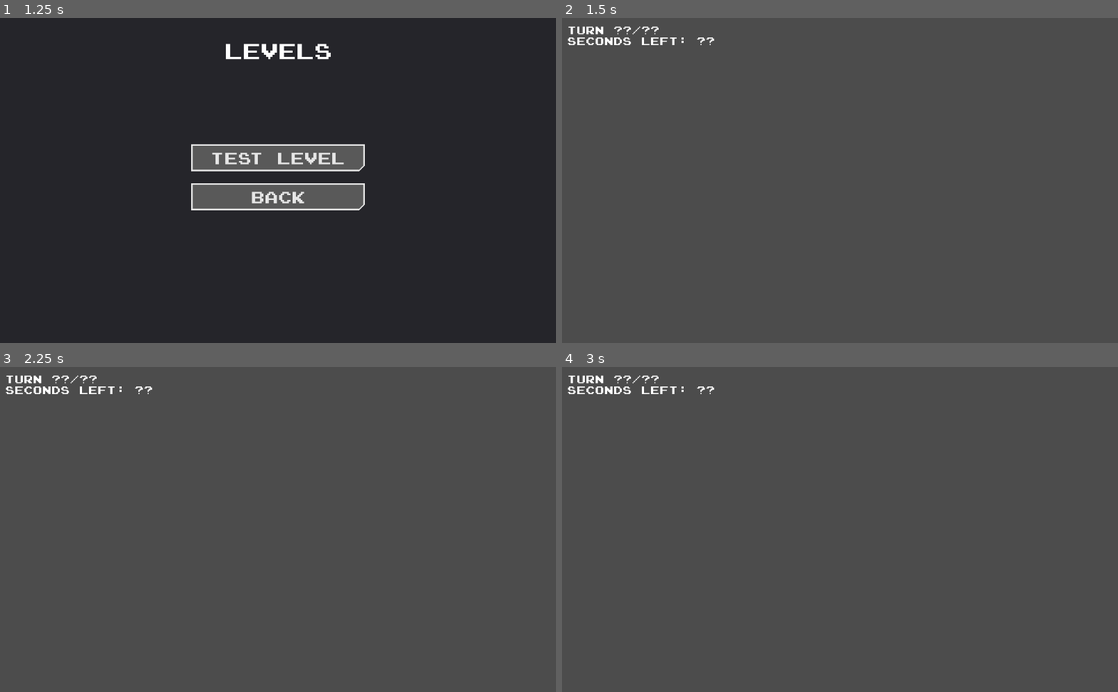
Above: before the commit, frames 1-4 (two rows, left to right).
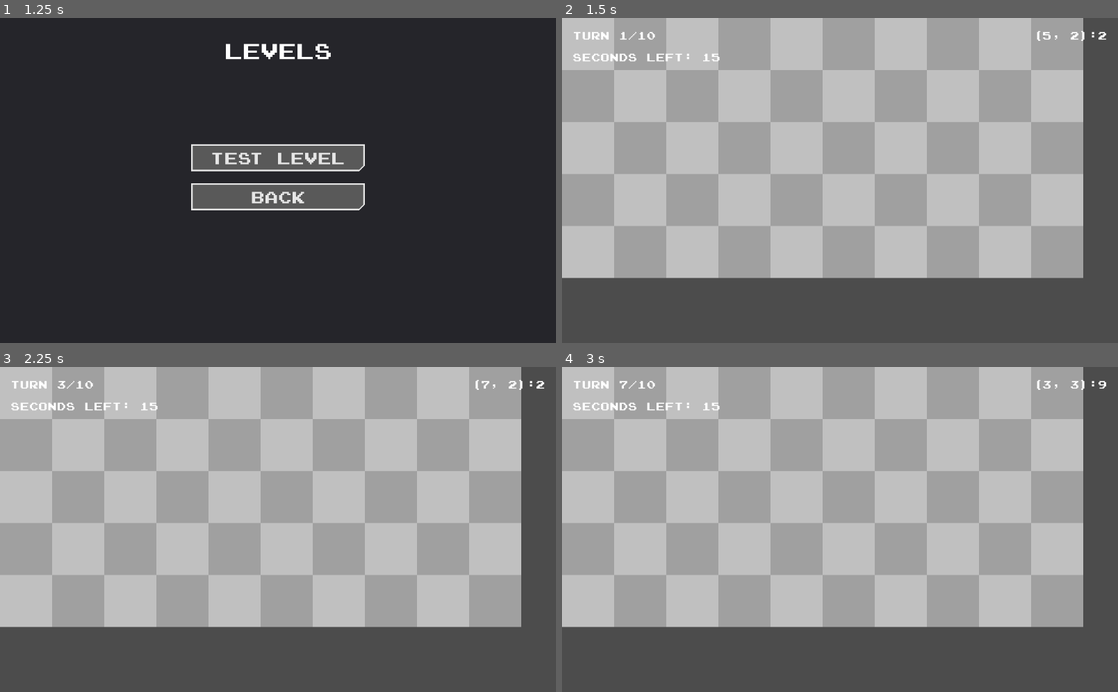
Above: after the commit, the same moments.

Repository: Exospud/Ephemera
Game: Godot game, scene res://screens/title/TitleScreen.tscn
The game is run twice, just before and just after one commit, with the same random seed, the same clock (stepped at 60 frames per second) and the same inputs.
Inputs (mouse positions are in pixels of both pictures, inside the frame that each line leads up to):
- Up to frame 1 (1.25 s): click "Play" at 0.5 s
- Up to frame 2 (1.5 s): click "Test Level" at 1.25 s
- Up to frame 3 (2.25 s): tap Enter (ui_accept) at 2, 2.1 s; move the mouse to (400, 513) at 2.02 s
- Up to frame 4 (3 s): tap Enter (ui_accept) at 2.27, 2.57, 2.75, 2.85 s; move the mouse to (728, 545) at 2.77 s

Frame 1 is identical in both runs. In frame 2, 75% of the frame differs, in the area x 0-98%, y 0-81%; in frame 3, 75%; in frame 4, 75%.

Commit message:
Added game stage and tilemap

Diff:
--- /dev/null
+++ b/assets/tiles/terrain.tres
@@ -0,0 +1,26 @@
+[gd_resource type="TileSet" load_steps=2 format=2]
+
+[ext_resource path="res://assets/tiles/sample_32.png" type="Texture" id=1]
+
+[resource]
+0/name = "sample_32.png 0"
+0/texture = ExtResource( 1 )
+0/tex_offset = Vector2( 0, 0 )
+0/modulate = Color( 1, 1, 1, 1 )
+0/region = Rect2( 0, 0, 128, 128 )
+0/tile_mode = 2
+0/autotile/icon_coordinate = Vector2( 0, 0 )
+0/autotile/tile_size = Vector2( 32, 32 )
+0/autotile/spacing = 0
+0/autotile/occluder_map = [  ]
+0/autotile/navpoly_map = [  ]
+0/autotile/priority_map = [  ]
+0/autotile/z_index_map = [  ]
+0/occluder_offset = Vector2( 0, 0 )
+0/navigation_offset = Vector2( 0, 0 )
+0/shape_offset = Vector2( 0, 0 )
+0/shape_transform = Transform2D( 1, 0, 0, 1, 0, 0 )
+0/shape_one_way = false
+0/shape_one_way_margin = 0.0
+0/shapes = [  ]
+0/z_index = 0
--- /dev/null
+++ b/game/stage/Map.gd
@@ -0,0 +1,16 @@
+extends TileMap
+
+
+## Returns the cell the user's mouse is currently hovering over
+func get_mouse_cell() -> Vector2:
+	return world_to_map(get_viewport().get_mouse_position() / 3)
+
+
+## Returns true if a non-empty tile exists at the location of the specified cell
+func is_valid_cell(cell: Vector2) -> bool:
+	return get_cellv(cell) >= 0
+
+
+## Returns true if the specified cell's coordinates are within the bounds of the level's map
+func in_map_bounds(cell: Vector2) -> bool:
+	return get_used_rect().has_point(cell)
--- /dev/null
+++ b/game/stage/Stage.gd
@@ -0,0 +1,51 @@
+extends Node2D
+
+
+onready var _map := $Map
+onready var _tile_info : Label = $"../HUD/TileInfo"
+onready var _turn_label : Label = $"../HUD/TurnLabel"
+onready var _time_label : Label = $"../HUD/TimeLabel"
+
+
+var turn_number := 0
+var max_turns := 10 # TODO: replace
+var time_elapsed := 0.0
+var time_limit := 15 # TODO: replace
+
+## Called when the node enters the scene tree for the first time.
+func _ready():
+	_next_turn()
+
+
+## Called every frame. 'delta' is the elapsed time since the previous frame.
+func _process(delta: float):
+	_update_time(delta)
+	_update_hover()
+
+	if Input.is_action_just_pressed("ui_accept"):
+		_next_turn()
+
+
+func _update_time(delta: float):
+	time_elapsed += delta
+	_time_label.text = "Seconds Left: " + str(ceil(time_limit - time_elapsed))
+
+
+## Updates game state info to match the cell the user is currently hovering over
+func _update_hover():
+	var mouse_cell = _map.get_mouse_cell()
+
+	if _map.is_valid_cell(mouse_cell):
+		var tileset_cell = _map.get_cell_autotile_coord(mouse_cell.x, mouse_cell.y);
+		var tile_id = tileset_cell.y * 4 + tileset_cell.x
+		_tile_info.text = str(mouse_cell) + ":" + str(tile_id)
+
+	else:
+		_tile_info.text = ""
+
+
+## Advances the current game by one turn
+func _next_turn():
+	turn_number += 1
+	time_elapsed = 0.0
+	_turn_label.text = "Turn " + str(turn_number) + "/" + str(max_turns)
--- /dev/null
+++ b/game/stage/Stage.tscn
@@ -0,0 +1,22 @@
+[gd_scene load_steps=4 format=2]
+
+[ext_resource path="res://assets/tiles/terrain.tres" type="TileSet" id=1]
+[ext_resource path="res://game/stage/Stage.gd" type="Script" id=2]
+[ext_resource path="res://game/stage/Map.gd" type="Script" id=3]
+
+[node name="Stage" type="Node2D"]
+script = ExtResource( 2 )
+__meta__ = {
+"_edit_lock_": true
+}
+
+[node name="Map" type="TileMap" parent="."]
+scale = Vector2( 3, 3 )
+tile_set = ExtResource( 1 )
+cell_size = Vector2( 32, 32 )
+format = 1
+tile_data = PoolIntArray( 0, 0, 131073, 1, 0, 2, 2, 0, 131073, 3, 0, 2, 4, 0, 131073, 5, 0, 2, 6, 0, 131073, 7, 0, 2, 8, 0, 131073, 9, 0, 2, 65536, 0, 2, 65537, 0, 131073, 65538, 0, 2, 65539, 0, 131073, 65540, 0, 2, 65541, 0, 131073, 65542, 0, 2, 65543, 0, 131073, 65544, 0, 2, 65545, 0, 131073, 131072, 0, 131073, 131073, 0, 2, 131074, 0, 131073, 131075, 0, 2, 131076, 0, 131073, 131077, 0, 2, 131078, 0, 131073, 131079, 0, 2, 131080, 0, 131073, 131081, 0, 2, 196608, 0, 2, 196609, 0, 131073, 196610, 0, 2, 196611, 0, 131073, 196612, 0, 2, 196613, 0, 131073, 196614, 0, 2, 196615, 0, 131073, 196616, 0, 2, 196617, 0, 131073, 262144, 0, 131073, 262145, 0, 2, 262146, 0, 131073, 262147, 0, 2, 262148, 0, 131073, 262149, 0, 2, 262150, 0, 131073, 262151, 0, 2, 262152, 0, 131073, 262153, 0, 2 )
+script = ExtResource( 3 )
+__meta__ = {
+"_edit_lock_": true
+}
--- a/global/Properties.gd
+++ b/global/Properties.gd
@@ -3,11 +3,11 @@
 var level_unlock = 1
 
 
-# Called when the node enters the scene tree for the first time.
+## Called when the node enters the scene tree for the first time.
 func _ready():
 	pass # Replace with function body.
 
 
-# Called every frame. 'delta' is the elapsed time since the previous frame.
+## Called every frame. 'delta' is the elapsed time since the previous frame.
 #func _process(delta):
 #	pass
--- a/screens/levels/LevelSelectScreen.gd
+++ b/screens/levels/LevelSelectScreen.gd
@@ -1,7 +1,7 @@
 extends Panel
 
 
-# Called every frame. 'delta' is the elapsed time since the previous frame.
+## Called every frame. 'delta' is the elapsed time since the previous frame.
 func _process(delta):
 	if Input.is_action_just_pressed("ui_cancel"):
 		_quit_to_title()
--- a/screens/play/PauseMenu.gd
+++ b/screens/play/PauseMenu.gd
@@ -13,13 +13,13 @@
 	visible = get_tree().paused
 
 
-# Resets all progress and unpauses the game
+## Resets all progress and unpauses the game
 func _reset_stage():
 	_toggle_pause()
 	get_tree().reload_current_scene()
 
 
-## Quits the game and enters the title screen
+## Quits the game and returns to the title screen
 func _quit_to_title():
 	_toggle_pause()
 	get_tree().change_scene("res://screens/title/TitleScreen.tscn")
--- a/screens/play/PlayScreen.tscn
+++ b/screens/play/PlayScreen.tscn
@@ -1,31 +1,44 @@
-[gd_scene load_steps=4 format=2]
+[gd_scene load_steps=5 format=2]
 
 [ext_resource path="res://screens/play/PauseMenu.tscn" type="PackedScene" id=1]
 [ext_resource path="res://assets/fonts/LabelFont.tres" type="DynamicFont" id=2]
 [ext_resource path="res://assets/ui/TextLabel.tscn" type="PackedScene" id=3]
+[ext_resource path="res://game/stage/Stage.tscn" type="PackedScene" id=4]
 
 [node name="PlayScreen" type="Node2D"]
 __meta__ = {
 "_edit_lock_": true
 }
 
+[node name="Stage" parent="." instance=ExtResource( 4 )]
+
 [node name="HUD" type="CanvasLayer" parent="."]
 
 [node name="TurnLabel" parent="HUD" instance=ExtResource( 3 )]
 margin_left = 20.0
 margin_top = 20.0
-margin_right = 170.0
-margin_bottom = 24.0
+grow_horizontal = 1
+grow_vertical = 1
 custom_fonts/font = ExtResource( 2 )
 text = "Turn ??/??"
 
 [node name="TimeLabel" parent="HUD" instance=ExtResource( 3 )]
 margin_left = 20.0
 margin_top = 60.0
-margin_right = 272.0
-margin_bottom = 24.0
+grow_horizontal = 1
+grow_vertical = 1
 custom_fonts/font = ExtResource( 2 )
 text = "Seconds Left: ??"
 
 [node name="PauseMenu" parent="HUD" instance=ExtResource( 1 )]
 visible = false
+
+[node name="TileInfo" parent="HUD" instance=ExtResource( 3 )]
+anchor_left = 1.0
+anchor_right = 1.0
+margin_top = 20.0
+margin_right = -20.0
+grow_horizontal = 0
+grow_vertical = 1
+custom_fonts/font = ExtResource( 2 )
+text = ""
Binary file added: assets/tiles/sample_32.png
Not shown, added: assets/tiles/sample_32.png.import
